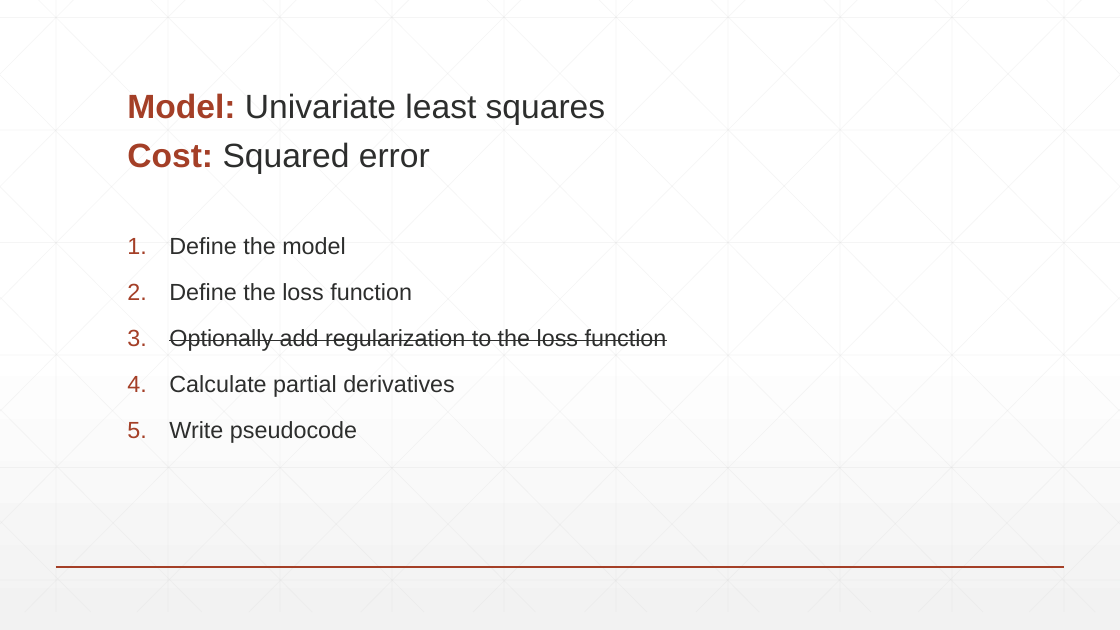
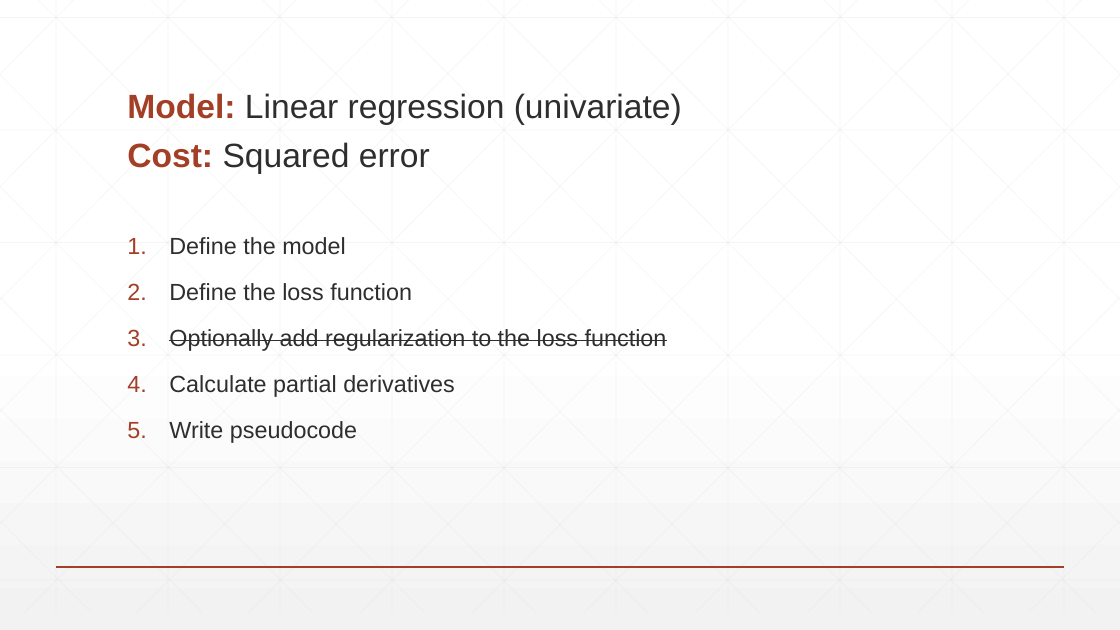
Before and after one commit to jatkins23/info251-aml-s24, a slide deck: slide 10 of labs/lab7/Lab7.pptx. Drawn at 1120x630 pixels with LibreOffice and Linux fonts; fonts in the diff are those of the drawing. Boxes give left, top, right and bottom in pixels: in the first picture for what was removed or moved away, otherwise in the second. Text is boxed around its words. In the diff, an @@ line names an element or a change of style, - is before the commit and + after.

```diff
--- a/labs/lab7/Lab7.pptx
+++ b/labs/lab7/Lab7.pptx
@@ title at [127,93,682,173]: text changed @@
-Model: Univariate least squares
-Cost: Squared error
+Model: Linear regression (univariate)
+Cost: Squared error
```
Also in this commit, not shown: 4 other slides changed, 1 other file.
